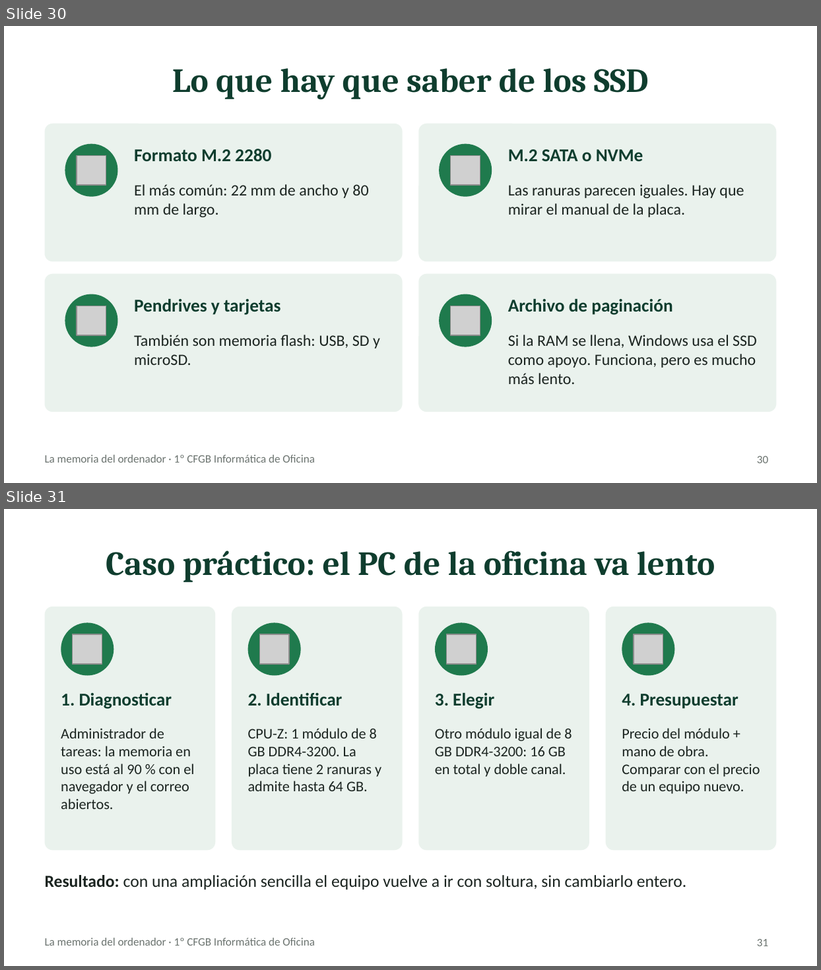
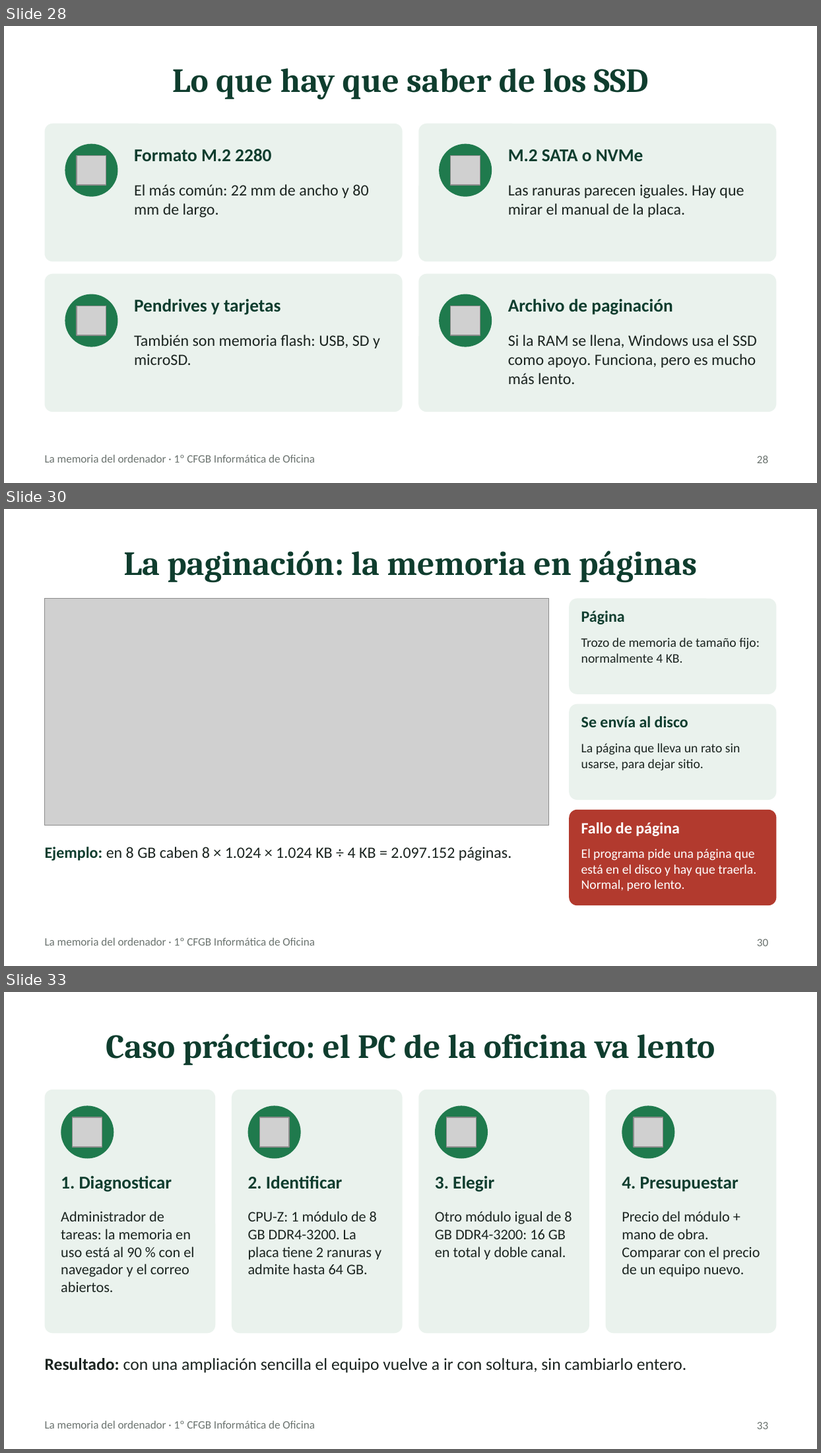
Before and after one commit to fpriesan-web/fpriesan-web.github.io, a slide deck: apuntes/1cfgb-montaje-mantenimiento/tema-3/la-memoria/La_memoria_del_ordenador.pptx. Shown one above the other, each under a label of ours: slides 30 and 31 before the commit, slides 28, 30 and 33 after it; the slides between them are not shown. The pictures are 821x970 and 821x1453 pixels, drawn with LibreOffice and Linux fonts; fonts in the diff are those of the drawing; grey boxes stand for pictures. Boxes give left, top, right and bottom in pixels: in the first picture for what was removed or moved away, otherwise in the second. Text is boxed around its words. In the diff, an @@ line names an element or a change of style, - is before the commit and + after.

```diff
--- a/apuntes/1cfgb-montaje-mantenimiento/tema-3/la-memoria/La_memoria_del_ordenador.pptx
+++ b/apuntes/1cfgb-montaje-mantenimiento/tema-3/la-memoria/La_memoria_del_ordenador.pptx
@@ slide 30 added at bbox=[4, 509, 817, 966], background #FFFFFF; not listed: 1 template element that a slide beside it also shows @@
@@ title added at bbox=[123, 551, 697, 583], 30 pt, text #0F3D2E, bold @@
+La paginación: la memoria en páginas
@@ picture added at bbox=[45, 599, 548, 825] @@
@@ rounded rectangle added at bbox=[569, 599, 776, 694], fill #EAF2ED @@
@@ text added at bbox=[582, 611, 625, 625], 14 pt, text #0F3D2E, bold @@
+Página
@@ text added at bbox=[582, 638, 760, 663], 11.5 pt, text #1B2420 @@
+Trozo de memoria de tamaño fijo: normalmente 4 KB.
@@ rounded rectangle added at bbox=[569, 704, 776, 800], fill #EAF2ED @@
@@ text added at bbox=[582, 716, 688, 727], 14 pt, text #0F3D2E, bold @@
+Se envía al disco
@@ text added at bbox=[582, 743, 741, 771], 11.5 pt, text #1B2420 @@
+La página que lleva un rato sin usarse, para dejar sitio.
@@ rounded rectangle added at bbox=[569, 810, 776, 906], fill #B23A2E @@
@@ text added at bbox=[582, 823, 680, 836], 14 pt, text #FFFFFF, bold @@
+Fallo de página
@@ text added at bbox=[45, 847, 512, 861], 14 pt, text #1B2420 @@
+Ejemplo: en 8 GB caben 8 × 1.024 × 1.024 KB ÷ 4 KB = 2.097.152 páginas.
@@ text added at bbox=[582, 849, 756, 891], 11.5 pt, text #FFFFFF @@
+El programa pide una página que está en el disco y hay que traerla. Normal, pero lento.
@@ page number added at bbox=[757, 939, 768, 947], 10 pt, text #6B736F @@
+30
@@ what was slide 30 is now slide 28 @@
@@ page number at bbox=[757, 456, 768, 464]: text changed @@
-30
+28
@@ what was slide 31 is now slide 33 @@
@@ page number at bbox=[757, 1422, 768, 1430]: text changed @@
-31
+33
```
Also in this commit, not shown: 11 slides changed, 4 other slides added, 13 slides removed, 1 other file.
